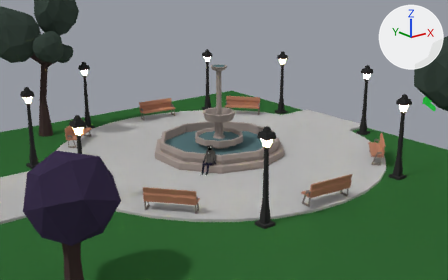
The Blender file .gdignore/Blender Projects/Cinematic.blend as it was, and as the next commit left it.
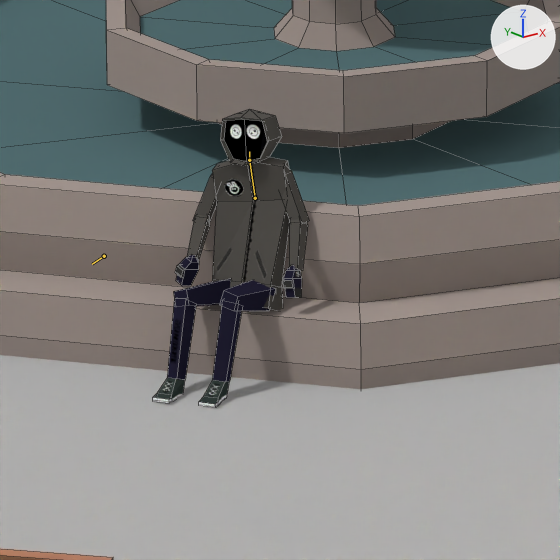
There are two pictures of each version: one from a camera (50 mm lens) standing at (-14.37, -40.84, 23.06) and looking at (24.63, 7.91, 3.56), one close up on the part from 41% to 54% of the width and 48% to 68% of the height. Every picture has the same lights, and +X, +Y and +Z are marked at upper right. Both versions are drawn at frame 240 of the action 'ArmatureAction'; the numbers are the values there. The bones that change are drawn over the model as lines in the close-ups. The close-ups show mesh edges as thin lines.

In view in the first close-up: 'Body', 'Fountain', 'Hands', 'Head', 'Legs', 'ParkRoad'.
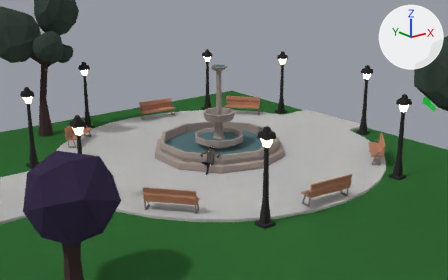
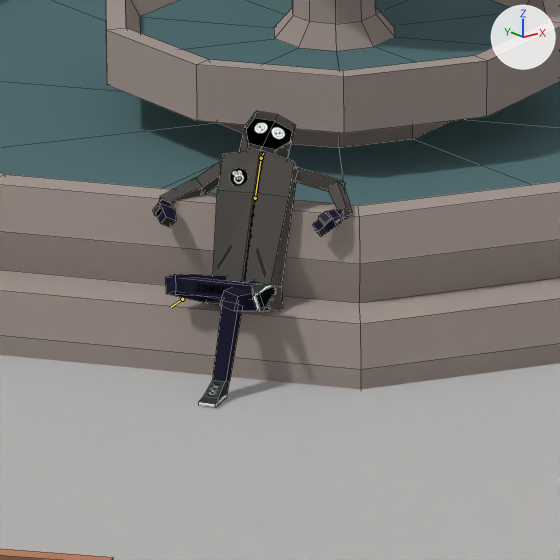
Changed parts and their boxes (x1, y1, x2, y2) in the close-ups (560 x 560 px):
'Body', posed: before (212, 157, 290, 311); after (205, 150, 296, 311)
'Legs', posed (10% narrower): before (153, 279, 276, 408); after (165, 274, 276, 408)
'Hands', posed (48% wider, 42% shorter): before (175, 167, 309, 298); after (153, 161, 352, 237)
'Head', posed: before (220, 109, 282, 166); after (239, 111, 296, 159)
bone 'chest', root to tip: before (255, 198) to (249, 160); after (255, 198) to (261, 158)
bone 'head', root to tip: before (249, 160) to (249, 151); after (261, 158) to (263, 153)
bone 'kneeIK.R', root to tip: before (104, 256) to (92, 264); after (182, 299) to (171, 307)

Patch to the scene script:
```diff
--- a/.gdignore/Blender Projects/Cinematic.blend.py
+++ b/.gdignore/Blender Projects/Cinematic.blend.py
@@ bone_chest @@
 bone_chest = bpy.data.objects['Armature'].pose.bones['chest']  # child of 'belly'
-bone_chest.rotation_quaternion = (0.985, 0.115, 0.12, 0.037)  # degrees (14, 13, 6)
+bone_chest.rotation_quaternion = (0.968, -0.223, 0.111, 0.006)  # degrees (-26, 13, -2)
@@ bone_head @@
 bone_head = bpy.data.objects['Armature'].pose.bones['head']  # child of 'chest'
-bone_head.rotation_quaternion = (0.99, -0.092, -0.097, -0.033)  # degrees (-10, -11, -3)
+bone_head.rotation_quaternion = (0.915, -0.285, 0.152, -0.083)  # degrees (-37, 14, -15)
@@ bone_handik_l @@
 bone_handik_l = bpy.data.objects['Armature'].pose.bones['handIK.L']
-bone_handik_l.location = (5.1, 2.52, -2.85)
-bone_handik_l.rotation_quaternion = (0.596, 0.53, 0.358, 0.485)  # degrees (80, -5, 74)
+bone_handik_l.location = (3.58, 3.66, -1.83)
+bone_handik_l.rotation_quaternion = (0.429, 0.814, 0.364, 0.141)  # degrees (126, 5, 46)
@@ bone_handik_r @@
 bone_handik_r = bpy.data.objects['Armature'].pose.bones['handIK.R']
-bone_handik_r.location = (-4.93, 1.67, -2.09)
-bone_handik_r.rotation_quaternion = (-0.706, -0.332, 0.471, 0.412)  # degrees (69, -23, -76)
+bone_handik_r.location = (-3.69, 2.67, -0.58)
+bone_handik_r.rotation_quaternion = (-0.461, -0.722, 0.515, -0.038)  # degrees (132, -32, -57)
@@ bone_kneeik_r @@
 bone_kneeik_r = bpy.data.objects['Armature'].pose.bones['kneeIK.R']
-bone_kneeik_r.location = (1.3, -0.14, -2.57)
+bone_kneeik_r.location = (0.31, -0.33, -0.04)
@@ bone_heelik_r @@
 bone_heelik_r = bpy.data.objects['Armature'].pose.bones['heelIK.R']
-bone_heelik_r.location = (0.8, -0.56, 0.14)
-bone_heelik_r.rotation_quaternion = (0.996, 0.081, -0.023, 0.01)  # degrees (9, -3, 1)
+bone_heelik_r.location = (-1.3, 1.15, -2.7)
+bone_heelik_r.rotation_quaternion = (0.607, -0.053, -0.772, 0.057)  # degrees (34, -106, -33)
```
